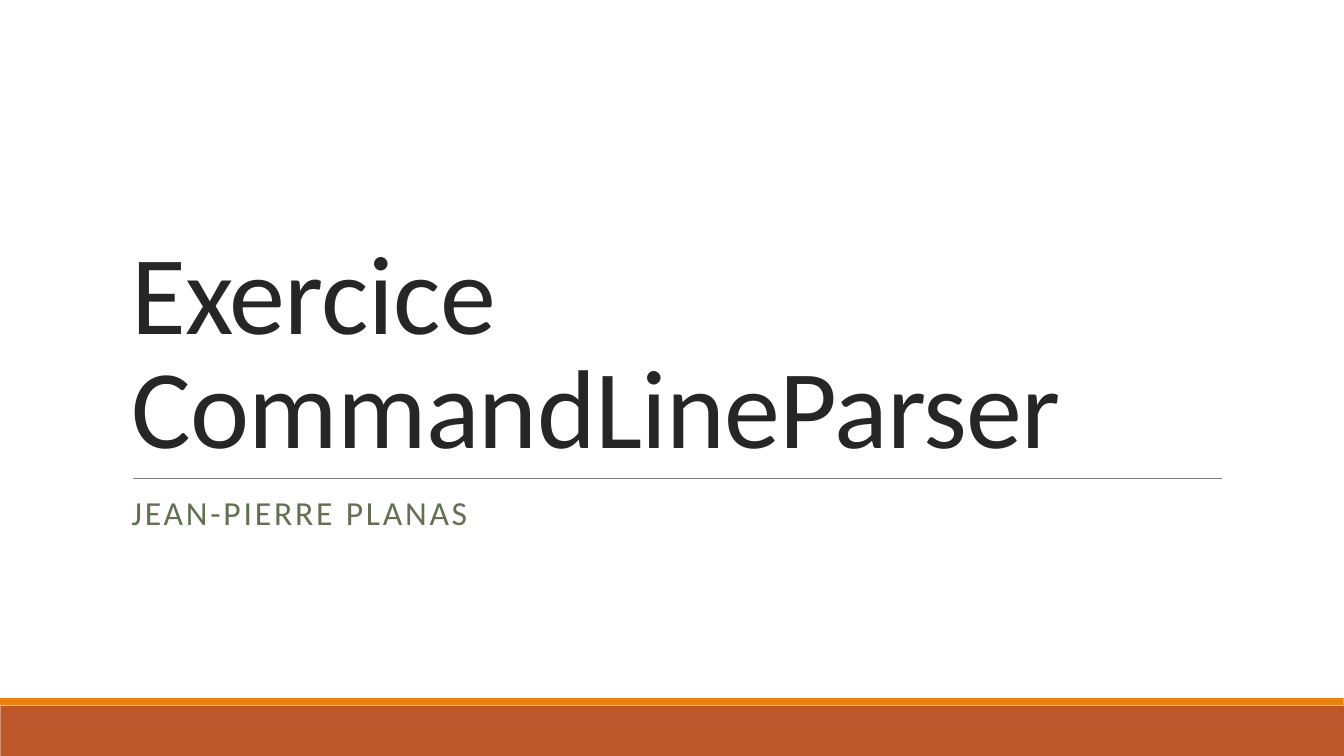
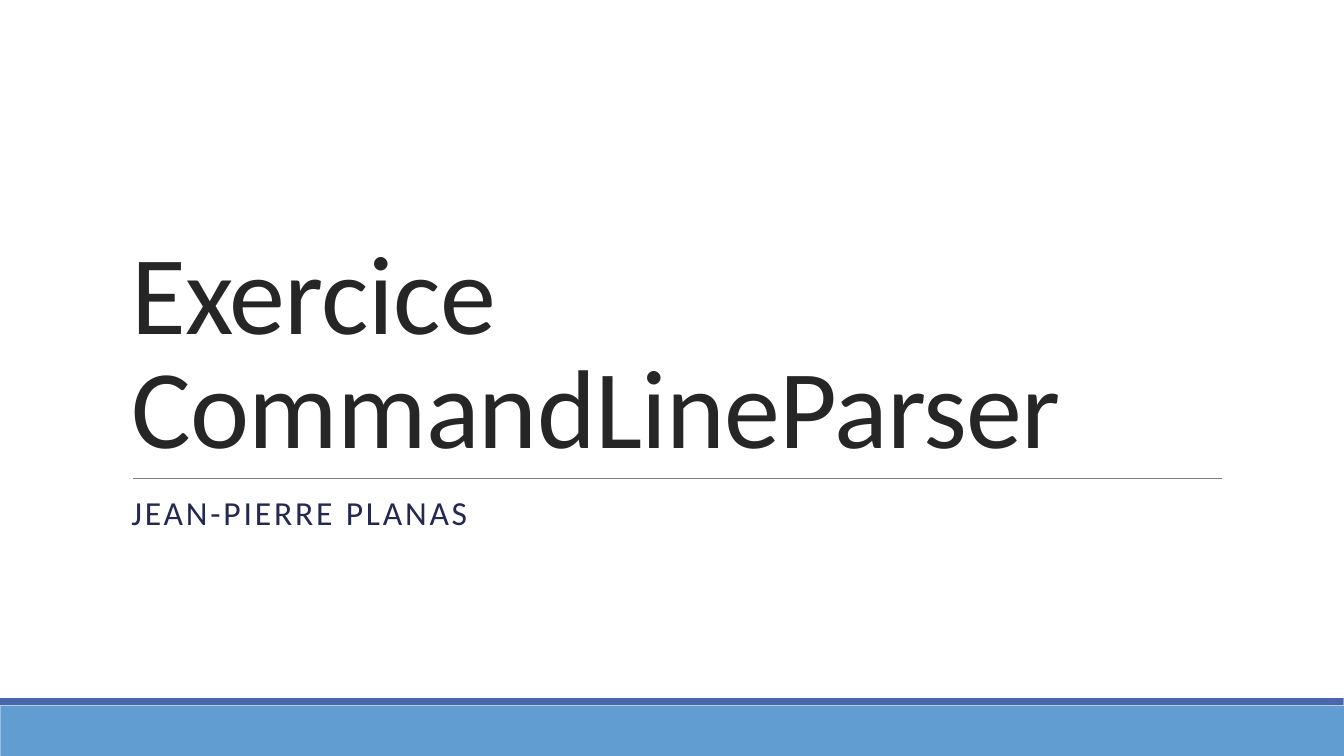
Before and after one commit to Sybaris-Classroom/Exercices, a slide deck: slide 1 of CommandLineParser/Exercice CommandLineParser.pptx. Drawn at 1344x756 pixels with LibreOffice and Linux fonts; fonts in the diff are those of the drawing. Boxes give left, top, right and bottom in pixels: in the first picture for what was removed or moved away, otherwise in the second. Text is boxed around its words. In the diff, an @@ line names an element or a change of style, - is before the commit and + after.

```diff
--- a/CommandLineParser/Exercice CommandLineParser.pptx
+++ b/CommandLineParser/Exercice CommandLineParser.pptx
@@ subtitle "JEAN-PIERRE PLANAS" at [131, 503, 467, 526]: text colour #637052 to #242852 @@
@@ rectangle at [0, 706, 1344, 756]: fill #BD582C to #629DD1 @@
@@ rectangle at [0, 699, 1344, 706]: fill #E48312 to #4A66AC @@
```
Also in this commit, not shown: 4 other slides changed, 1 other file.
